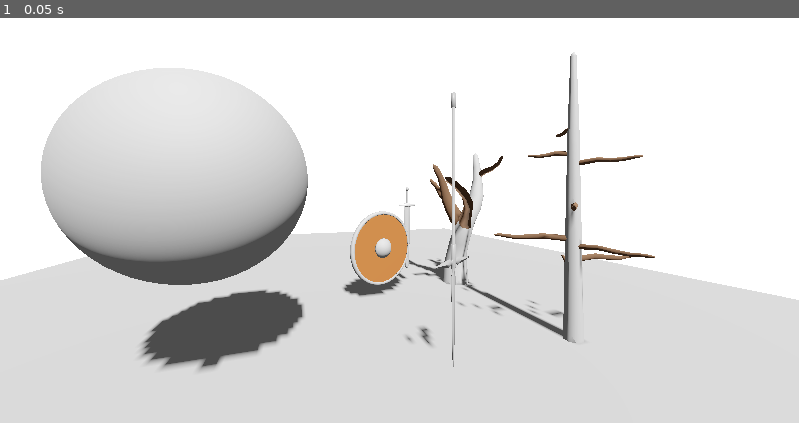
Above: before the commit, frame 1.
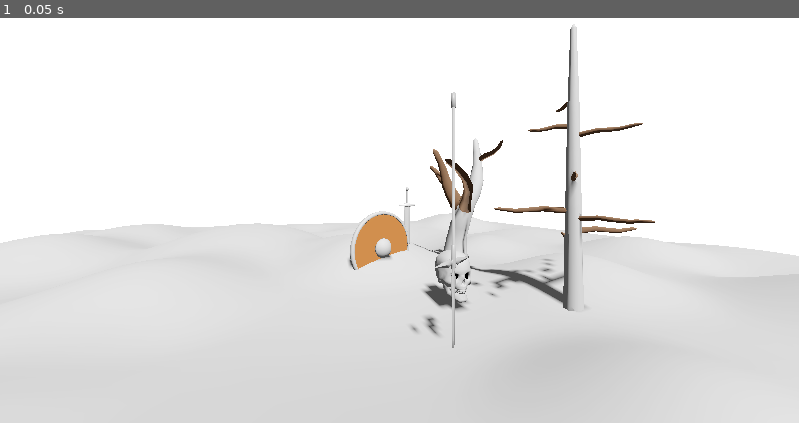
Above: after the commit, the same moment.

Repository: eldskald/godot4-cel-shader
Game: Godot game, scene res://sample-scene.tscn
Two runs of this game, one before a commit and one after it. Both use one fixed random seed, a clock stepped at 60 frames per second and the inputs below. The project has no main scene, so this scene is started directly.
Inputs:
- Up to frame 1 (0.05 s): no input

The runs differ from the first frame. In frame 1, 23% of the frame differs, in the area x 0-100%, y 1-88%.

Commit message:
add more models

Diff:
--- /dev/null
+++ b/src/materials/black.tres
@@ -0,0 +1,5 @@
+[gd_resource type="StandardMaterial3D" format=3 uid="uid://5imn23y7stws"]
+
+[resource]
+shading_mode = 0
+albedo_color = Color(0, 0, 0, 1)
--- /dev/null
+++ b/src/materials/materials/bone-1.tres
@@ -0,0 +1,14 @@
+[gd_resource type="ShaderMaterial" load_steps=3 format=3 uid="uid://cxotcnlcsr22b"]
+
+[ext_resource type="Material" uid="uid://dnvlpeg4no6w3" path="res://materials/outline.tres" id="1_uelv2"]
+[ext_resource type="Shader" path="res://shaders/cel-shader-base.gdshader" id="2_0cj6r"]
+
+[resource]
+render_priority = 0
+next_pass = ExtResource("1_uelv2")
+shader = ExtResource("2_0cj6r")
+shader_parameter/color = Color(0.701961, 0.682353, 0.635294, 1)
+shader_parameter/specular = Color(0, 0, 0, 0.501961)
+shader_parameter/fresnel = Color(0, 0, 0, 0.301961)
+shader_parameter/uv_scale = Vector2(1, 1)
+shader_parameter/uv_offset = Vector2(0, 0)
--- /dev/null
+++ b/src/materials/materials/dirt-1.tres
@@ -0,0 +1,14 @@
+[gd_resource type="ShaderMaterial" load_steps=3 format=3 uid="uid://bg48t74m3qcqg"]
+
+[ext_resource type="Material" uid="uid://dnvlpeg4no6w3" path="res://materials/outline.tres" id="1_fpywv"]
+[ext_resource type="Shader" path="res://shaders/cel-shader-base.gdshader" id="2_yhumg"]
+
+[resource]
+render_priority = 0
+next_pass = ExtResource("1_fpywv")
+shader = ExtResource("2_yhumg")
+shader_parameter/color = Color(0.501961, 0.458824, 0.4, 1)
+shader_parameter/specular = Color(0, 0, 0, 0.501961)
+shader_parameter/fresnel = Color(0, 0, 0, 0)
+shader_parameter/uv_scale = Vector2(1, 1)
+shader_parameter/uv_offset = Vector2(0, 0)
--- a/src/models/nodes/dead-tree-1.tscn
+++ b/src/models/nodes/dead-tree-1.tscn
@@ -1,7 +1,7 @@
-[gd_scene load_steps=3 format=3 uid="uid://dka531ojae3wn"]
+[gd_scene load_steps=3 format=3]
 
 [ext_resource type="PackedScene" uid="uid://b2h5jo6npon06" path="res://models/models/dead-tree-1.glb" id="1_jrakl"]
-[ext_resource type="Material" uid="uid://ds2i5hgjb58jb" path="res://materials/materials/bark1.tres" id="2_kor6o"]
+[ext_resource type="Material" uid="uid://ds2i5hgjb58jb" path="res://materials/materials/bark-1.tres" id="2_kor6o"]
 
 [node name="dead-tree-1" instance=ExtResource("1_jrakl")]
 
--- a/src/models/nodes/dead-tree-2.tscn
+++ b/src/models/nodes/dead-tree-2.tscn
@@ -1,7 +1,7 @@
-[gd_scene load_steps=3 format=3 uid="uid://haq2wm17svvb"]
+[gd_scene load_steps=3 format=3]
 
 [ext_resource type="PackedScene" uid="uid://bjwj1ku6cveyd" path="res://models/models/dead-tree-2.glb" id="1_jgrm6"]
-[ext_resource type="Material" uid="uid://ds2i5hgjb58jb" path="res://materials/materials/bark1.tres" id="2_bfl2b"]
+[ext_resource type="Material" uid="uid://ds2i5hgjb58jb" path="res://materials/materials/bark-1.tres" id="2_bfl2b"]
 
 [node name="dead-tree-2" instance=ExtResource("1_jgrm6")]
 
--- /dev/null
+++ b/src/models/nodes/ground-1.tscn
@@ -0,0 +1,9 @@
+[gd_scene load_steps=3 format=3]
+
+[ext_resource type="PackedScene" uid="uid://rwnbm0lcwhro" path="res://models/models/ground-1.glb" id="1_roqj5"]
+[ext_resource type="Material" uid="uid://bg48t74m3qcqg" path="res://materials/materials/dirt-1.tres" id="2_20w1x"]
+
+[node name="ground-1" instance=ExtResource("1_roqj5")]
+
+[node name="Grid" parent="." index="0"]
+surface_material_override/0 = ExtResource("2_20w1x")
--- /dev/null
+++ b/src/models/nodes/skull-1.tscn
@@ -0,0 +1,11 @@
+[gd_scene load_steps=4 format=3 uid="uid://0vce6ybed2ug"]
+
+[ext_resource type="PackedScene" uid="uid://bylb0ty6qra8y" path="res://models/models/skull-1.glb" id="1_14i44"]
+[ext_resource type="Material" uid="uid://cxotcnlcsr22b" path="res://materials/materials/bone-1.tres" id="2_3i5bk"]
+[ext_resource type="Material" uid="uid://5imn23y7stws" path="res://materials/black.tres" id="3_niwfc"]
+
+[node name="skull-1" instance=ExtResource("1_14i44")]
+
+[node name="BONES_HEAD" parent="." index="0"]
+surface_material_override/0 = ExtResource("2_3i5bk")
+surface_material_override/1 = ExtResource("3_niwfc")
--- a/src/sample-scene.tscn
+++ b/src/sample-scene.tscn
@@ -1,11 +1,12 @@
-[gd_scene load_steps=10 format=3 uid="uid://w4k1fp8lu7tr"]
+[gd_scene load_steps=9 format=3 uid="uid://w4k1fp8lu7tr"]
 
-[ext_resource type="PackedScene" uid="uid://dka531ojae3wn" path="res://models/nodes/dead-tree-1.tscn" id="4_7qvcg"]
+[ext_resource type="PackedScene" path="res://models/nodes/dead-tree-1.tscn" id="4_7qvcg"]
 [ext_resource type="PackedScene" uid="uid://qhwe2yhkr5vk" path="res://models/nodes/polearm-1.tscn" id="4_qojxx"]
-[ext_resource type="PackedScene" uid="uid://haq2wm17svvb" path="res://models/nodes/dead-tree-2.tscn" id="5_lq7xb"]
+[ext_resource type="PackedScene" path="res://models/nodes/dead-tree-2.tscn" id="5_lq7xb"]
 [ext_resource type="PackedScene" uid="uid://dh4ugcqrvgpdq" path="res://models/nodes/shield-1.tscn" id="5_yoddf"]
 [ext_resource type="PackedScene" uid="uid://x5u5qv4eorfh" path="res://models/nodes/sword-1.tscn" id="6_fnwlx"]
-[ext_resource type="Material" uid="uid://badbu2vtbonxy" path="res://materials/materials/glass1.tres" id="6_u7k6k"]
+[ext_resource type="PackedScene" path="res://models/nodes/ground-1.tscn" id="6_jjnxp"]
+[ext_resource type="PackedScene" uid="uid://0vce6ybed2ug" path="res://models/nodes/skull-1.tscn" id="7_6ib85"]
 
 [sub_resource type="Environment" id="Environment_5lahd"]
 ambient_light_source = 2
@@ -15,10 +16,6 @@
 glow_intensity = 1.0
 glow_strength = 0.6
 glow_blend_mode = 1
-
-[sub_resource type="PlaneMesh" id="PlaneMesh_epw7s"]
-
-[sub_resource type="SphereMesh" id="SphereMesh_07qo7"]
 
 [node name="Node3D" type="Node3D"]
 
@@ -36,10 +33,10 @@
 current = true
 
 [node name="dead-tree-1" parent="." instance=ExtResource("4_7qvcg")]
-transform = Transform3D(0.347574, 0, 0.937653, 0, 1, 0, -0.937653, 0, 0.347574, 1.04651, -0.214257, 0.673103)
+transform = Transform3D(0.347574, 0, 0.937653, 0, 1, 0, -0.937653, 0, 0.347574, 1.04651, -0.0491647, 0.673103)
 
 [node name="dead-tree-2" parent="." instance=ExtResource("5_lq7xb")]
-transform = Transform3D(0.951584, 0, 0.30739, 0, 1, 0, -0.30739, 0, 0.951584, 1.1079, -0.197693, 2.08747)
+transform = Transform3D(0.951584, 0, 0.30739, 0, 1, 0, -0.30739, 0, 0.951584, 1.1079, -0.0190576, 2.08747)
 
 [node name="sword-1" parent="." instance=ExtResource("6_fnwlx")]
 transform = Transform3D(-0.200907, 0, 0.97961, 0, 1, 0, -0.97961, 0, -0.200907, 0.575161, 0.157339, 0.488979)
@@ -50,11 +47,8 @@
 [node name="shield-1" parent="." instance=ExtResource("5_yoddf")]
 transform = Transform3D(-0.379747, 0, 0.925091, 0, 1, 0, -0.925091, 0, -0.379747, 0.2, 0.132911, 0.8)
 
-[node name="MeshInstance3D" type="MeshInstance3D" parent="."]
-transform = Transform3D(3.65, 0, 0, 0, 1, 0, 0, 0, 4.4, 0, -0.2, 0)
-mesh = SubResource("PlaneMesh_epw7s")
+[node name="ground-1" parent="." instance=ExtResource("6_jjnxp")]
+transform = Transform3D(1, 0, 0, 0, 2, 0, 0, 0, 1, 0, 0, 0)
 
-[node name="MeshInstance3D2" type="MeshInstance3D" parent="."]
-transform = Transform3D(0.319687, 0, -0.947523, 0, 1, 0, 0.947523, 0, 0.319687, -1.01266, 0.8, 1.80999)
-mesh = SubResource("SphereMesh_07qo7")
-surface_material_override/0 = ExtResource("6_u7k6k")
+[node name="skull-1" parent="." instance=ExtResource("7_6ib85")]
+transform = Transform3D(1, 0, 0, 0, 1, 0, 0, 0, 1, 0.5, 0.162194, 1.6)
Renamed: src/materials/materials/bark1.tres -> src/materials/materials/bark-1.tres
Renamed: src/materials/materials/glass1.tres -> src/materials/materials/glass-1.tres
Binary file added: src/models/models/ground-1.glb
Binary file added: src/models/models/skull-1.glb
